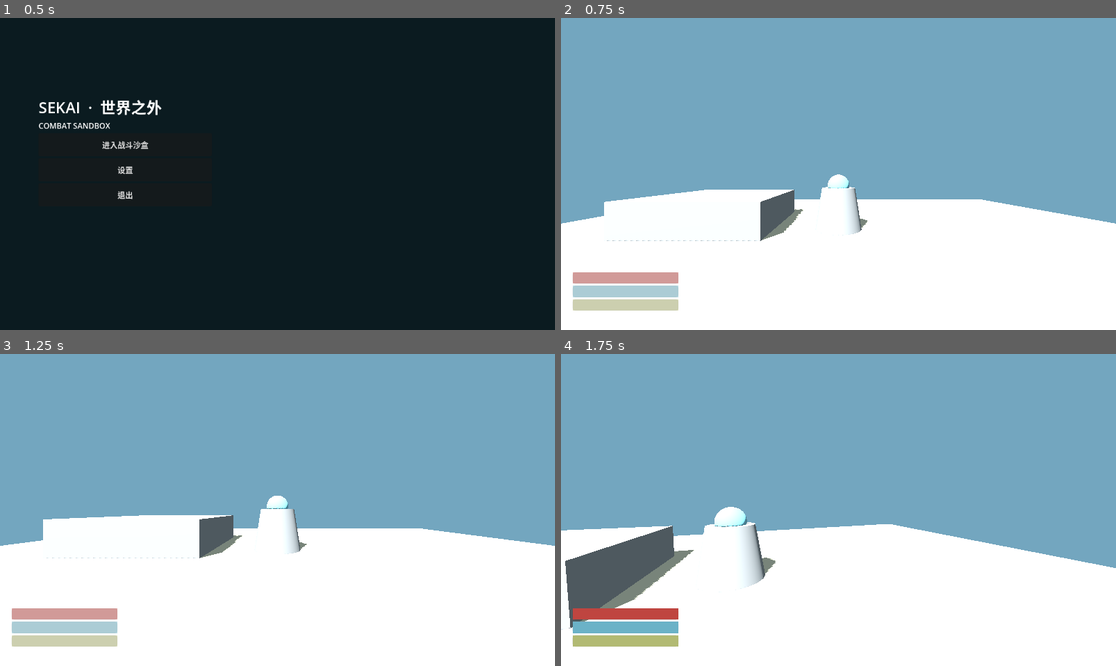
Above: before the commit, frames 1-4 (two rows, left to right).
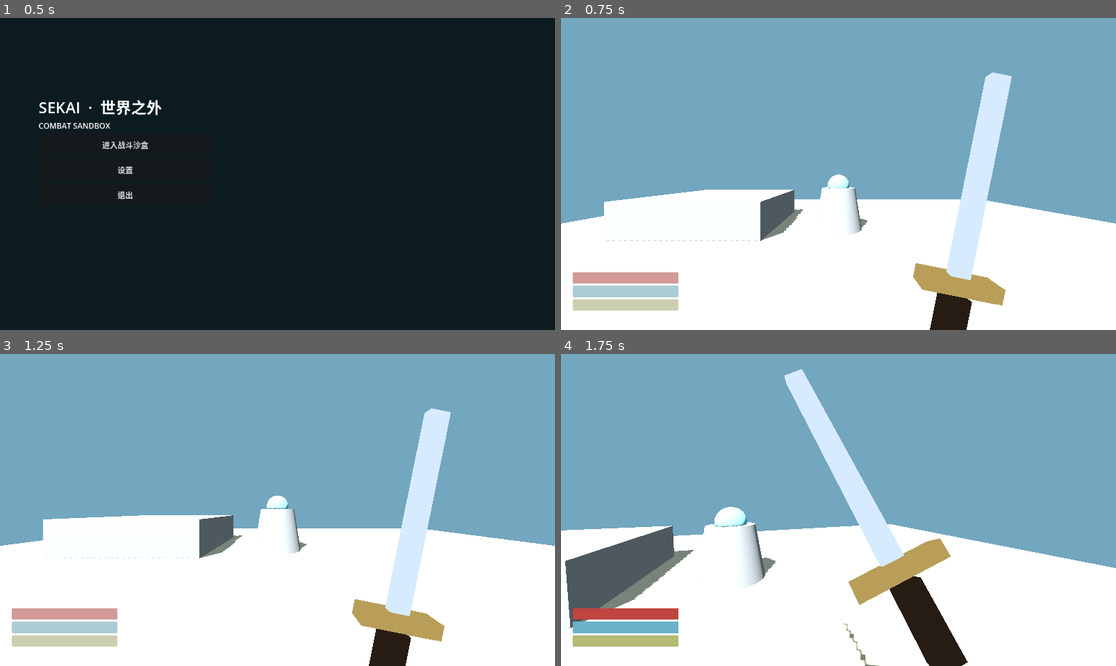
Above: after the commit, the same moments.

Repository: nanhudev/SEKAI
Game: Godot game, scene res://scenes/main/Main.tscn
Same seed, same stepped clock (60 frames per second), same inputs: the game is played once before the commit and once after it.
Inputs (mouse positions are in pixels of both pictures, inside the frame that each line leads up to):
- Up to frame 1 (0.5 s): no input
- Up to frame 2 (0.75 s): click "进入战斗沙盒" at 0.5 s
- Up to frame 3 (1.25 s): no input
- Up to frame 4 (1.75 s): tap Enter at 1.25 s; move the mouse to (866, 510) at 1.27 s; hold W (move_forward) from 1.28 s (still down); hold Right mouse button (block) from 1.28 s (still down); click (866, 510) at 1.42 s; tap Space (jump) at 1.52 s

Frame 1 is identical in both runs. In frame 2, 5.0% of the frame differs, in the area x 63-82%, y 17-100%; in frame 3, 5.0%; in frame 4, 6.3%, in the area x 40-74%, y 4-100%.

Commit message:
feat: add visible temporary first-person sword

Diff:
--- a/godot/scenes/player/Player.tscn
+++ b/godot/scenes/player/Player.tscn
@@ -6,6 +6,7 @@
 [ext_resource type="Script" path="res://scripts/combat/hitbox.gd" id="4"]
 [ext_resource type="PackedScene" path="res://scenes/combat/MagicCircle3D.tscn" id="5"]
 [ext_resource type="Script" path="res://scripts/combat/hurtbox.gd" id="6"]
+[ext_resource type="Script" path="res://scripts/player/temp_sword_visual.gd" id="7"]
 
 [sub_resource type="CapsuleShape3D" id="CapsuleShape3D_1"]
 radius = 0.35
@@ -52,6 +53,9 @@
 fov = 75.0
 
 [node name="WeaponRoot" type="Node3D" parent="CameraRig/LookPivot/MotionPivot/ShakePivot"]
+
+[node name="TempSwordVisual" type="Node3D" parent="CameraRig/LookPivot/MotionPivot/ShakePivot/WeaponRoot"]
+script = ExtResource("7")
 
 [node name="SwordHitbox" type="Area3D" parent="CameraRig/LookPivot/MotionPivot/ShakePivot/WeaponRoot"]
 position = Vector3(0, -0.2, -1.4)
--- /dev/null
+++ b/godot/scripts/player/temp_sword_visual.gd
@@ -0,0 +1,54 @@
+extends Node3D
+# TEMP combat visual. Replace with the approved Chat2Blender sword asset later.
+
+@onready var combat: CombatController = get_node("../../../../../../CombatController")
+
+const IDLE_POSITION := Vector3(0.55, -0.52, -0.95)
+const IDLE_ROTATION := Vector3(0.0, 0.0, -0.2)
+
+
+func _ready() -> void:
+	position = IDLE_POSITION
+	rotation = IDLE_ROTATION
+	_add_part("TEMP Grip", Vector3(0.10, 0.28, 0.10), Vector3(0, -0.18, 0), Color(0.16, 0.12, 0.09))
+	_add_part("TEMP Guard", Vector3(0.36, 0.07, 0.11), Vector3(0, 0.01, 0), Color(0.72, 0.62, 0.35))
+	_add_part("TEMP Blade", Vector3(0.09, 0.95, 0.045), Vector3(0, 0.52, 0), Color(0.84, 0.92, 1.0))
+
+
+func _add_part(part_name: String, size: Vector3, offset: Vector3, tint: Color) -> void:
+	var mesh := BoxMesh.new()
+	mesh.size = size
+	var material := StandardMaterial3D.new()
+	material.shading_mode = BaseMaterial3D.SHADING_MODE_UNSHADED
+	material.albedo_color = tint
+	mesh.material = material
+	var part := MeshInstance3D.new()
+	part.name = part_name
+	part.mesh = mesh
+	part.position = offset
+	add_child(part)
+
+
+func _process(delta: float) -> void:
+	var target_position := IDLE_POSITION
+	var target_rotation := IDLE_ROTATION
+	match combat.state:
+		CombatController.State.ATTACK:
+			if combat.attack_kind == &"heavy":
+				var progress := clampf(combat.state_time / 0.38, 0.0, 1.0)
+				target_rotation = Vector3(-0.45, 0.0, lerpf(-1.0, 0.8, progress))
+				target_position = Vector3(0.42, -0.35, -0.8)
+			else:
+				var progress := clampf(combat.state_time / 0.23, 0.0, 1.0)
+				var start_angle := 0.9 if combat.combo_index != 2 else -0.9
+				var end_angle := -0.9 if combat.combo_index != 2 else 0.9
+				target_rotation = Vector3(0.0, 0.0, lerpf(start_angle, end_angle, progress))
+				target_position = Vector3(0.43, -0.37, -0.78)
+		CombatController.State.BLOCK:
+			target_position = Vector3(0.22, -0.23, -0.75)
+			target_rotation = Vector3(-0.25, 0.0, 0.45)
+		CombatController.State.IAIDO:
+			target_position = Vector3(0.58, -0.65, -0.78)
+			target_rotation = Vector3(0.0, 0.0, -1.1 if combat.state_time < 0.35 else 0.65)
+	position = position.lerp(target_position, minf(1.0, delta * 16.0))
+	rotation = rotation.lerp(target_rotation, minf(1.0, delta * 20.0))
Not shown: 1 places in godot/scenes/player/Player.tscn that only renumber resources
Not shown, added: godot/scripts/player/temp_sword_visual.gd.uid
Not shown, changed: docs/STATUS.md
